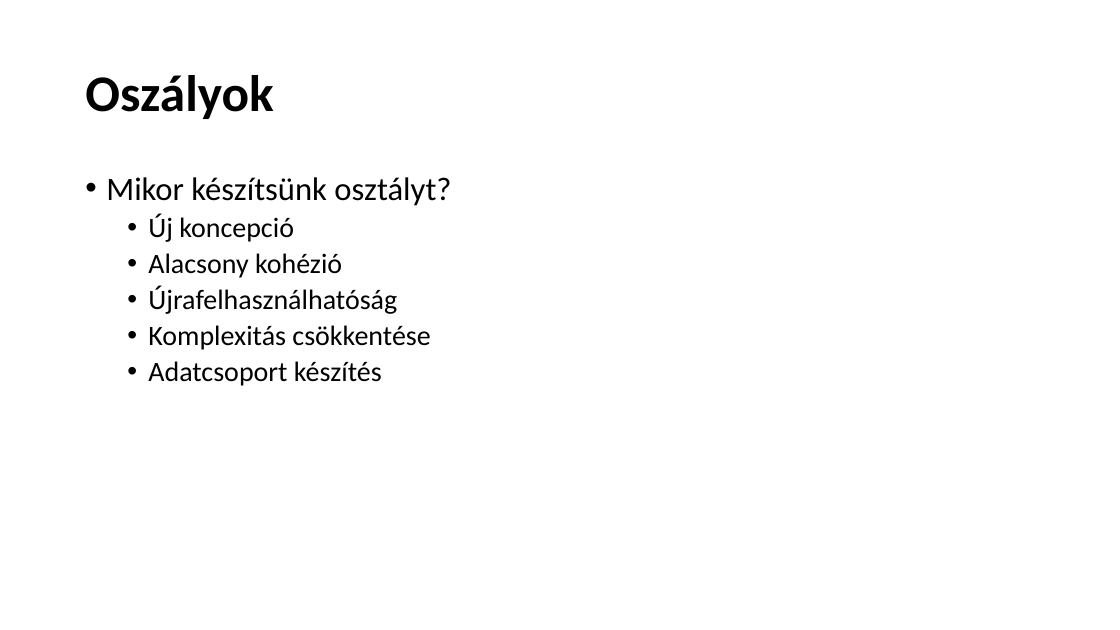
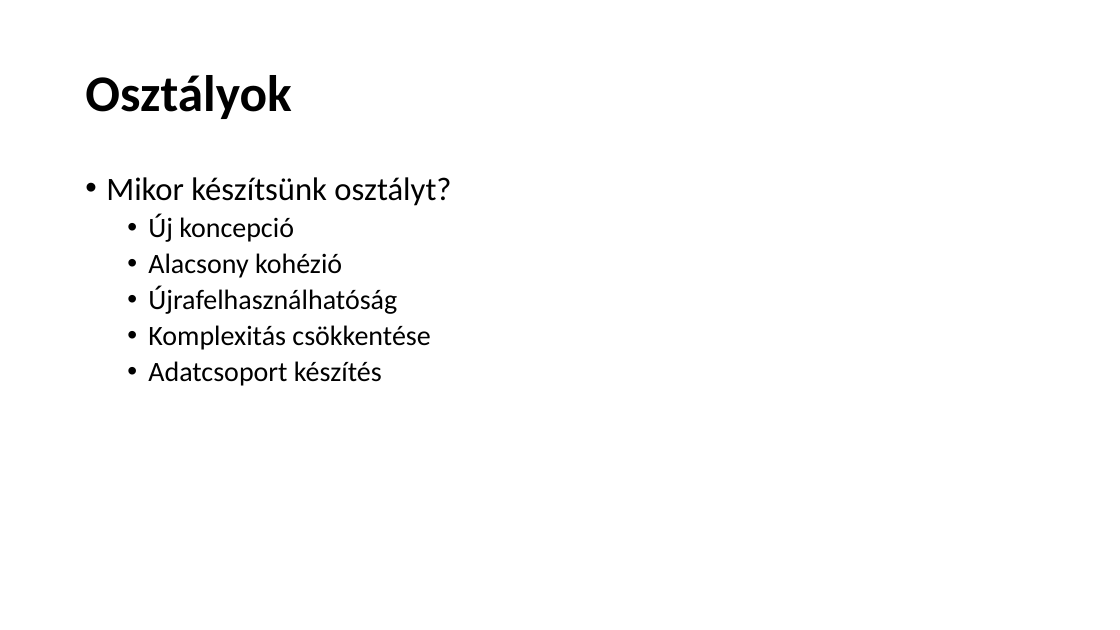
Before and after one commit to evoRegression/Regression, a slide deck: slide 21 of Presentation/04Session/Clean coding.pptx. Drawn at 1120x630 pixels with LibreOffice and Linux fonts; fonts in the diff are those of the drawing. Boxes give left, top, right and bottom in pixels: in the first picture for what was removed or moved away, otherwise in the second. Text is boxed around its words. In the diff, an @@ line names an element or a change of style, - is before the commit and + after.

Commit message:
4. Session - fixes grammar in presentation and follow SOLID principle on the examples.

```diff
--- a/Presentation/04Session/Clean coding.pptx
+++ b/Presentation/04Session/Clean coding.pptx
@@ title at <box>85,75,291,119</box>: text changed @@
-Oszályok
+Osztályok
```
Also in this commit, not shown: 7 other slides changed, 3 other files.
